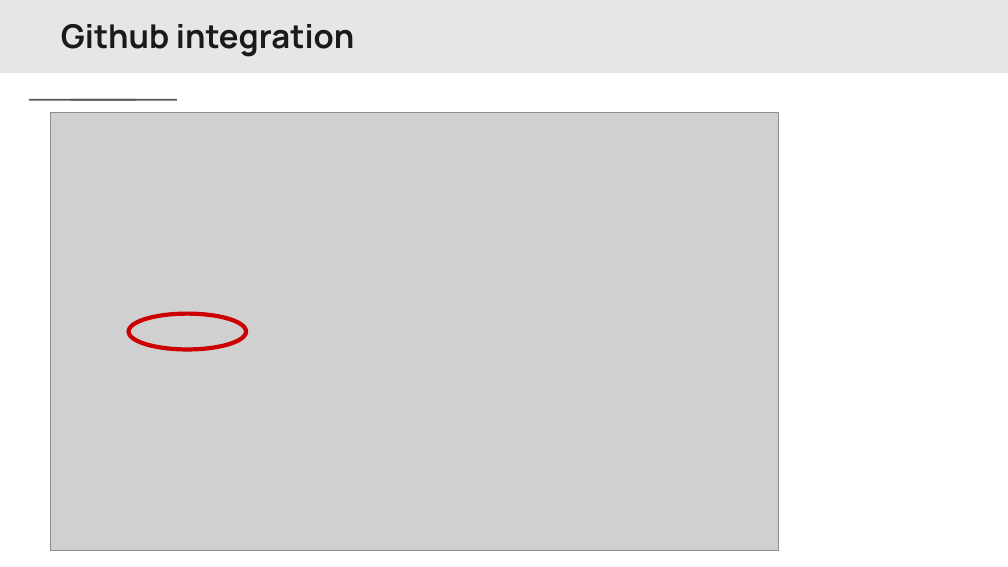
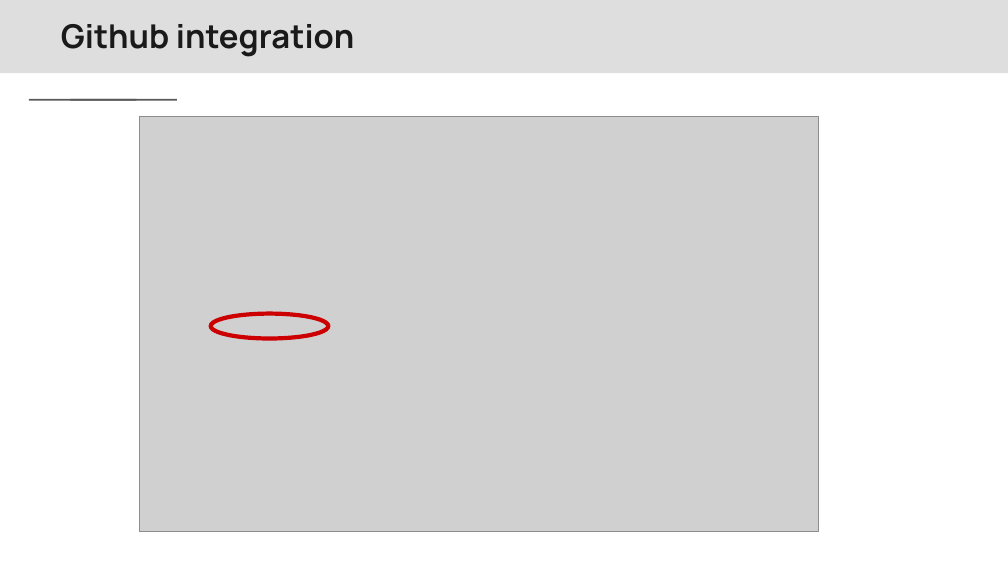
Before and after one commit to Center-for-Health-Data-Science/PythonTsunami, a slide deck: slide 8 of slides/Python Tsunami Local Installations vs code.pptx. Drawn at 1008x567 pixels with LibreOffice and Linux fonts; fonts in the diff are those of the drawing; grey boxes stand for pictures; background and template pictures are left out. Boxes give left, top, right and bottom in pixels: in the first picture for what was removed or moved away, otherwise in the second. Text is boxed around its words. In the diff, an @@ line names an element or a change of style, - is before the commit and + after.

```diff
--- a/slides/Python Tsunami Local Installations vs code.pptx
+++ b/slides/Python Tsunami Local Installations vs code.pptx
@@ picture: place and size @@
-picture at bbox=[50, 113, 778, 550]
+picture at bbox=[140, 116, 818, 531]
@@ ellipse: place and size @@
-ellipse at bbox=[129, 313, 247, 350]
+ellipse at bbox=[211, 313, 329, 339]
```
Also in this commit, not shown: 10 other slides changed, 3 other files.
